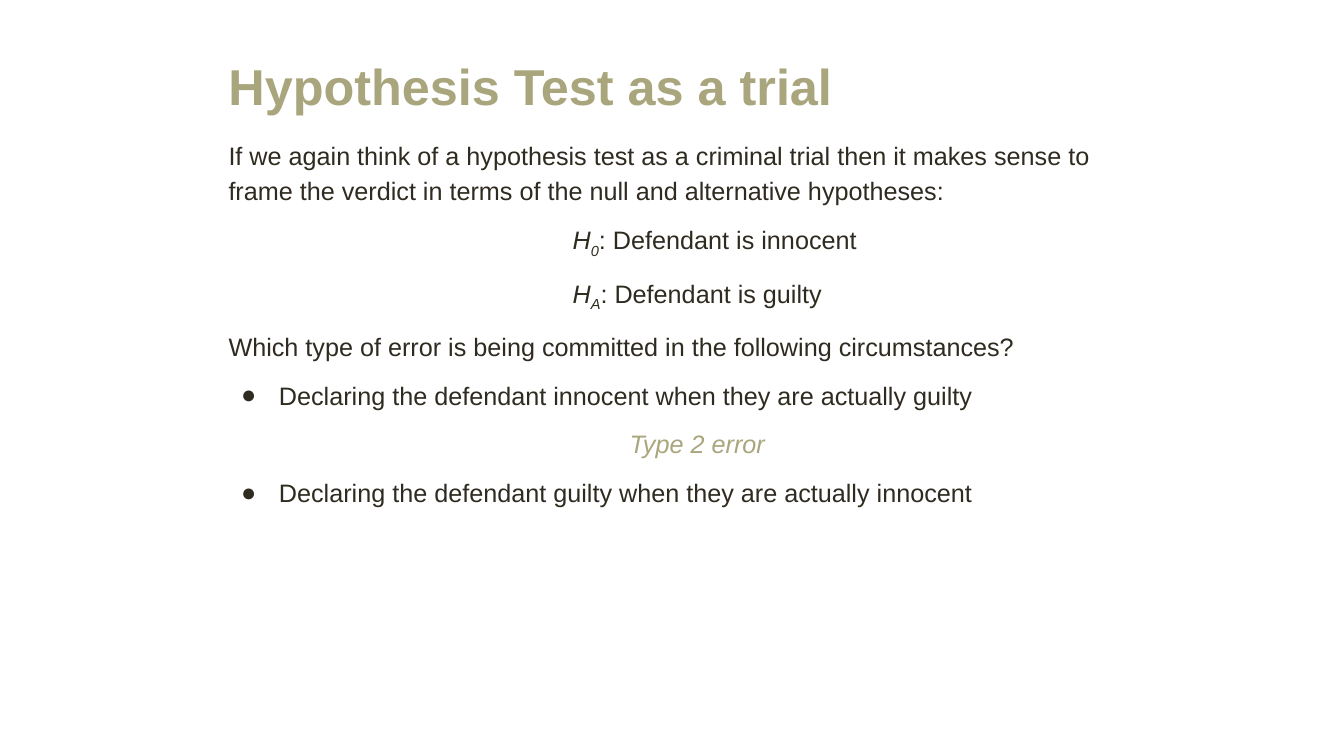
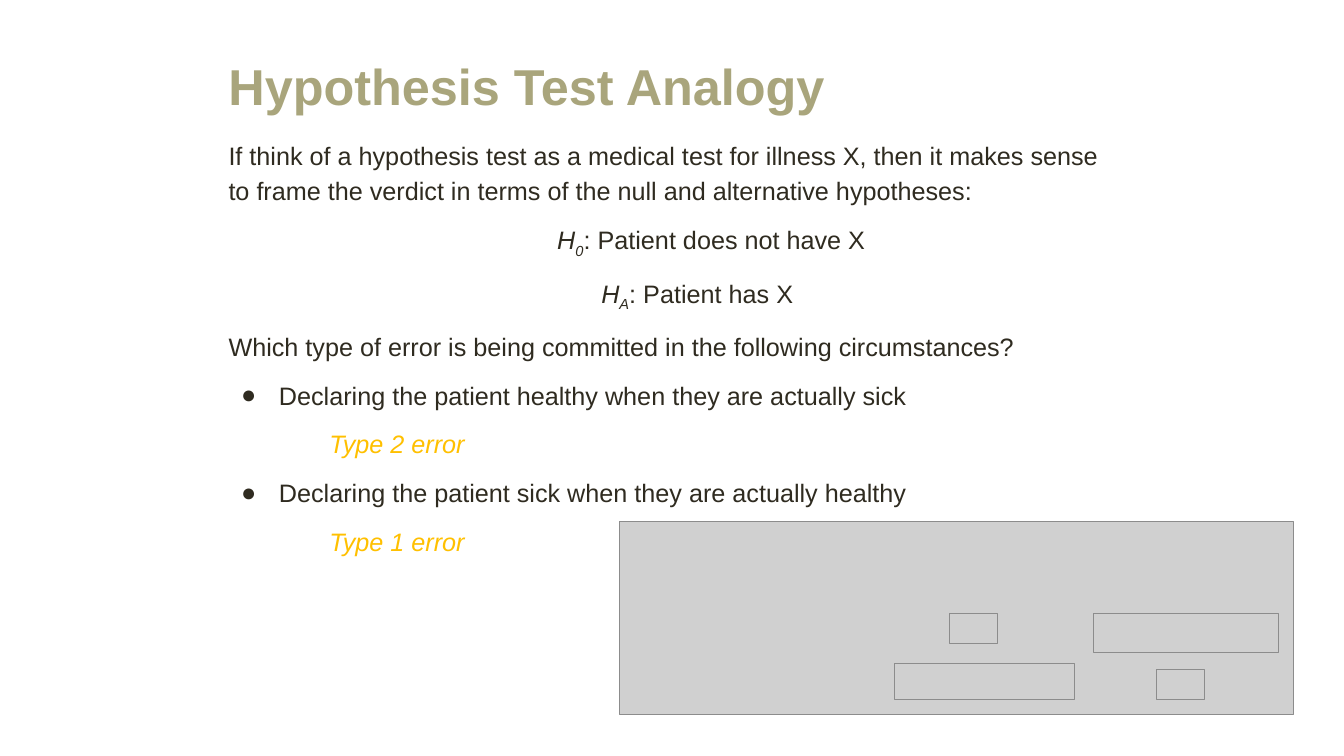
Before and after one commit to amosca01/MATH108-F23, a slide deck: slide 57 of slides/09-hypothesis-testing.pptx (slide 20 before the commit). Drawn at 1344x756 pixels with LibreOffice and Linux fonts; fonts in the diff are those of the drawing; grey boxes stand for pictures. Boxes give left, top, right and bottom in pixels: in the first picture for what was removed or moved away, otherwise in the second. Text is boxed around its words. In the diff, an @@ line names an element or a change of style, - is before the commit and + after.

```diff
--- a/slides/09-hypothesis-testing.pptx
+++ b/slides/09-hypothesis-testing.pptx
@@ title at bbox=[228, 68, 825, 115]: text changed @@
-Hypothesis Test as a trial
+Hypothesis Test Analogy
@@ text at bbox=[229, 146, 1098, 304]: text changed @@
-If we again think of a hypothesis test as a criminal trial then it makes sense to frame the verdict in terms of the null and alternative hypotheses:
-H0: Defendant is innocent
-HA: Defendant is guilty
+If think of a hypothesis test as a medical test for illness X, then it makes sense to frame the verdict in terms of the null and alternative hypotheses:
+H0: Patient does not have X
+HA: Patient has X
@@ text at bbox=[279, 386, 906, 410]: text changed @@
-● Declaring the defendant innocent when they are actually guilty
+● Declaring the patient healthy when they are actually sick
@@ text at bbox=[329, 435, 464, 459]: text colour #A9A57C to #FFC000 in "Type 2 error"; alignment centre to left @@
@@ text at bbox=[279, 483, 906, 557]: text changed @@
-● Declaring the defendant guilty when they are actually innocent
+● Declaring the patient sick when they are actually healthy
+Type 1 error
@@ picture added at bbox=[620, 522, 1294, 715] @@
@@ picture added at bbox=[950, 613, 998, 643] @@
@@ picture added at bbox=[1094, 613, 1278, 653] @@
@@ picture added at bbox=[895, 663, 1075, 700] @@
@@ picture added at bbox=[1156, 669, 1205, 700] @@
```
Also in this commit, not shown: 16 other slides changed, 10 slides added, 10 slides removed, 2 other files.
